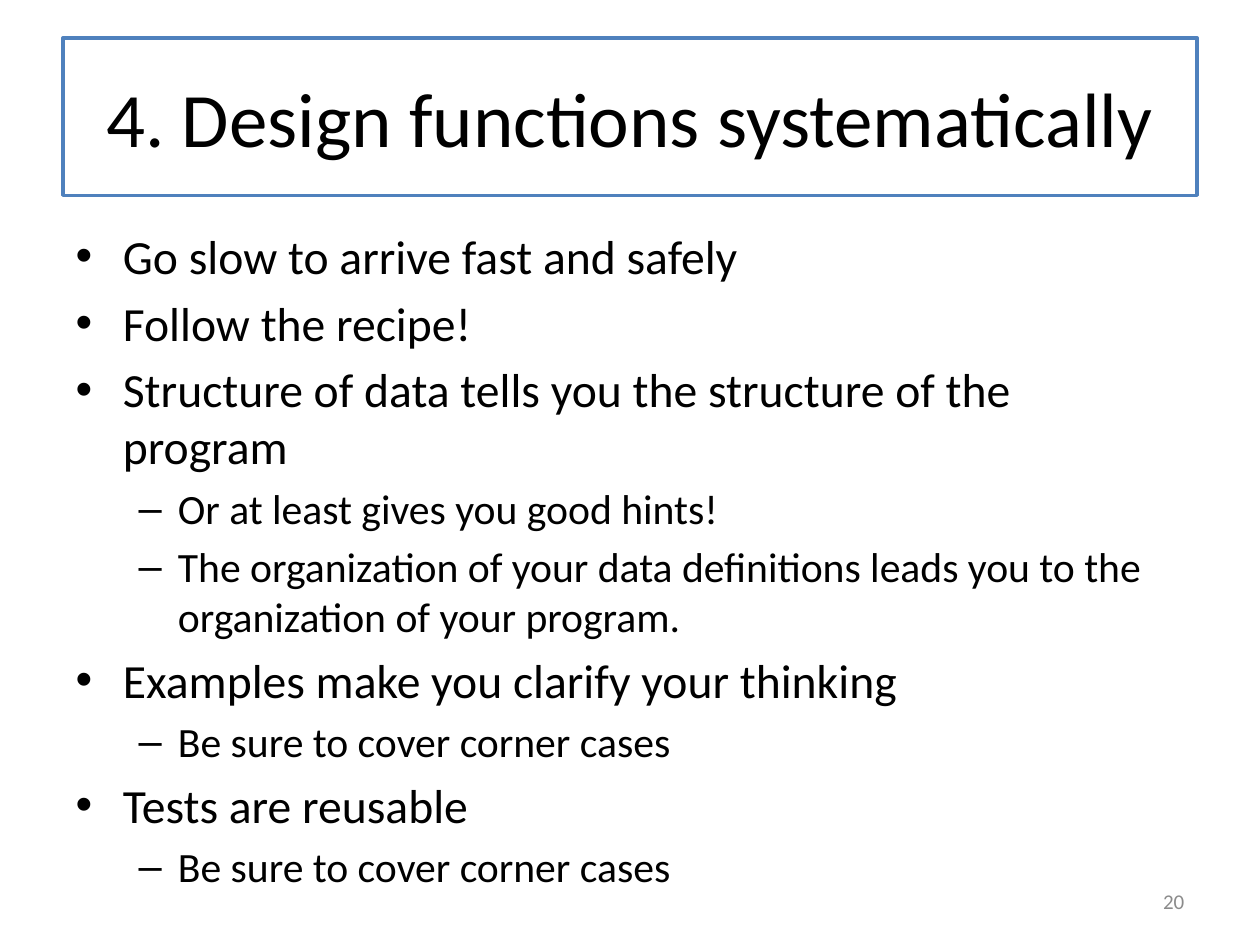
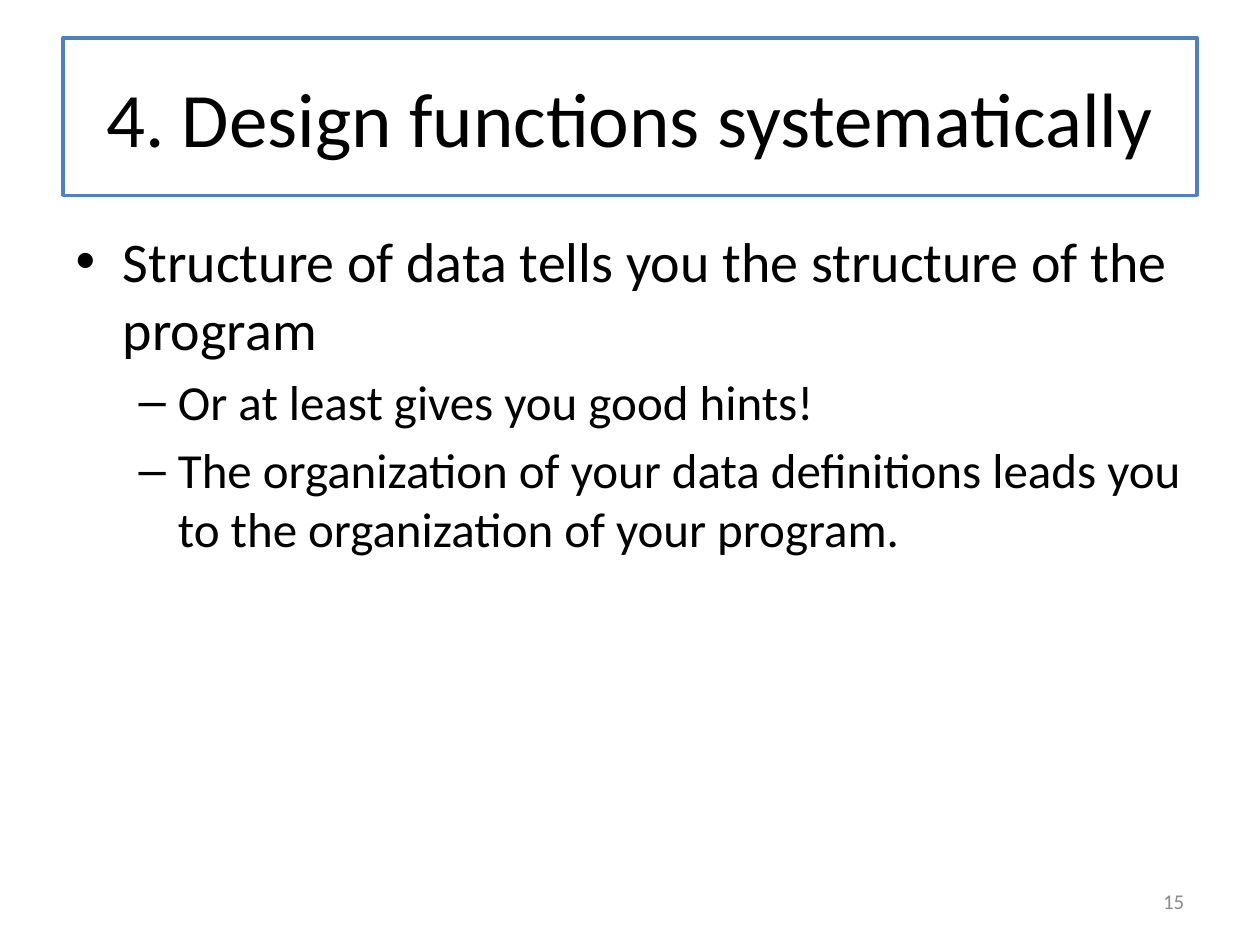
Before and after one commit to mwand/cs5010f16, a slide deck: slide 15 of Slides/Lesson 12.1 The Last Lecture.pptx (slide 20 before the commit). Drawn at 1260x945 pixels with LibreOffice and Linux fonts; fonts in the diff are those of the drawing. Boxes give left, top, right and bottom in pixels: in the first picture for what was removed or moved away, otherwise in the second. Text is boxed around its words. In the diff, an @@ line names an element or a change of style, - is before the commit and + after.

```diff
--- a/Slides/Lesson 12.1 The Last Lecture.pptx
+++ b/Slides/Lesson 12.1 The Last Lecture.pptx
@@ text "Structure of data tells you ..." at [123, 243, 1180, 556]: size 27.2 to 32 pt in "Structure of data tells you the structure ..."; size 23.8 to 28 pt in "Or at least gives you good hints!", "The organization of your data definitions leads ..." @@
@@ text at [123, 241, 738, 349]: paragraphs removed @@
-• Go slow to arrive fast and safely
-• Follow the recipe!
@@ text at [123, 665, 897, 824]: paragraphs removed @@
-• Examples make you clarify your thinking
-  – Be sure to cover corner cases
-• Tests are reusable
-  – Be sure to cover corner cases
@@ page number at [1163, 895, 1184, 909]: text changed @@
-20
+15
```
Also in this commit, not shown: 9 other slides changed, 12 slides removed, 2 other files.
